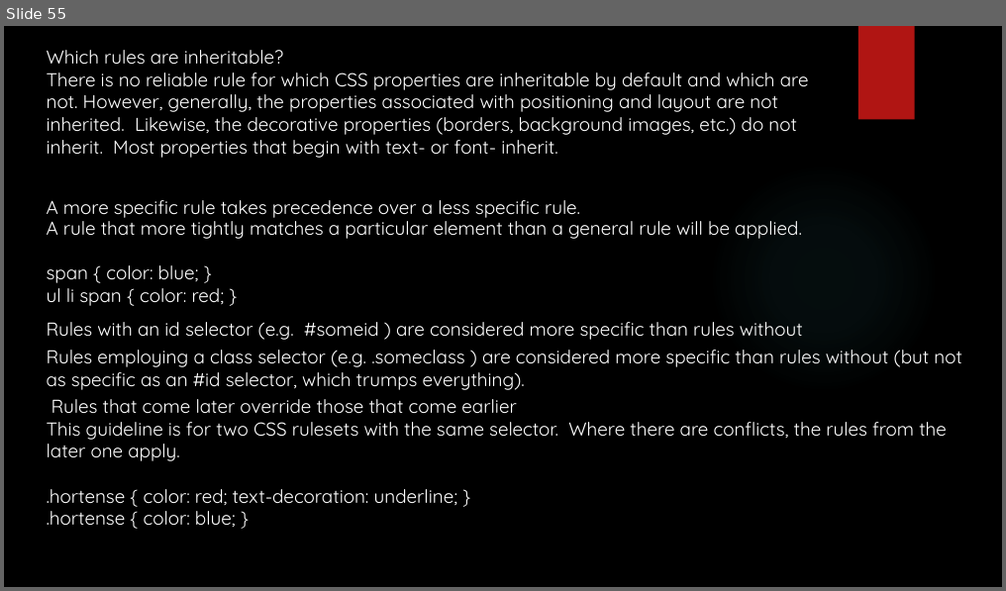
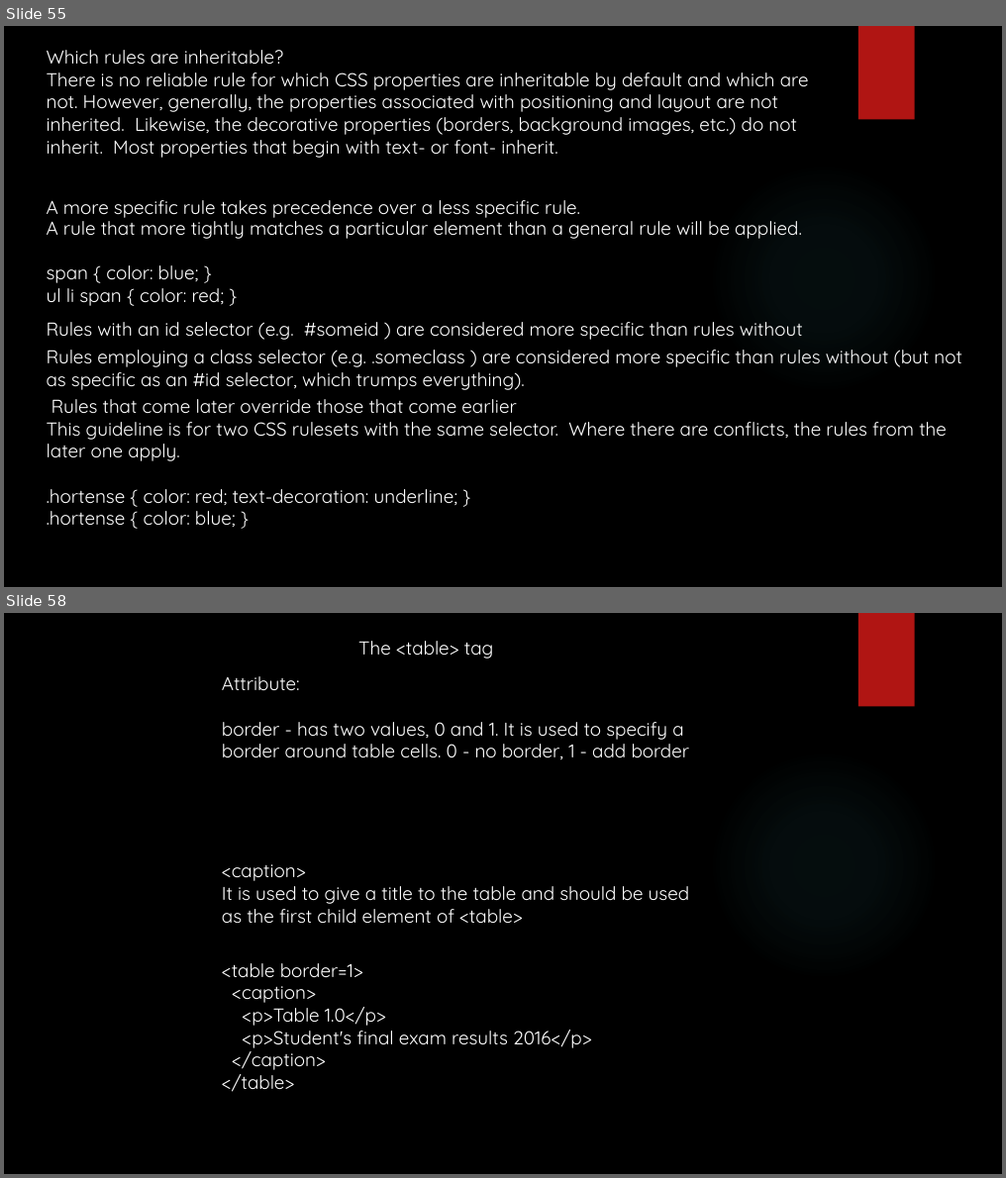
Before and after one commit to yogeshwar1996/HTML5CSS, a slide deck: Fundamentals of HTML and CSS.pptx. Shown one above the other, each under a label of ours: slide 55 before the commit, slides 55 and 58 after it; the slides between them are not shown. The pictures are 1006x591 and 1006x1178 pixels, drawn with LibreOffice and Linux fonts; fonts in the diff are those of the drawing; background and template pictures are left out. Boxes give left, top, right and bottom in pixels: in the first picture for what was removed or moved away, otherwise in the second. Text is boxed around its words. In the diff, an @@ line names an element or a change of style, - is before the commit and + after.

Commit message:
Intro to tables

```diff
--- a/Fundamentals of HTML and CSS.pptx
+++ b/Fundamentals of HTML and CSS.pptx
@@ slide 58 added at box(4, 613, 1002, 1174), background picture (left out); not listed: 2 template elements that a slide beside it also shows @@
@@ text added at box(358, 641, 494, 659), 18 pt, text #FFFFFF @@
+The <table> tag
@@ text added at box(222, 676, 690, 761), 18 pt, text #FFFFFF @@
+Attribute:
+border - has two values, 0 and 1. It is used to specify a border around table cells. 0 - no border, 1 - add border
@@ text added at box(222, 864, 690, 924), 18 pt, text #FFFFFF @@
+<caption>
+It is used to give a title to the table and should be used as the first child element of <table>
@@ text added at box(222, 963, 592, 1092), 18 pt, text #FFFFFF @@
+<table border=1>
+<caption>
+<p>Table 1.0</p>
+<p>Student's final exam results 2016</p>
+</caption>
+</table>
```
Also in this commit, not shown: 1 slide changed, 1 other slide added, 1 slide removed.
